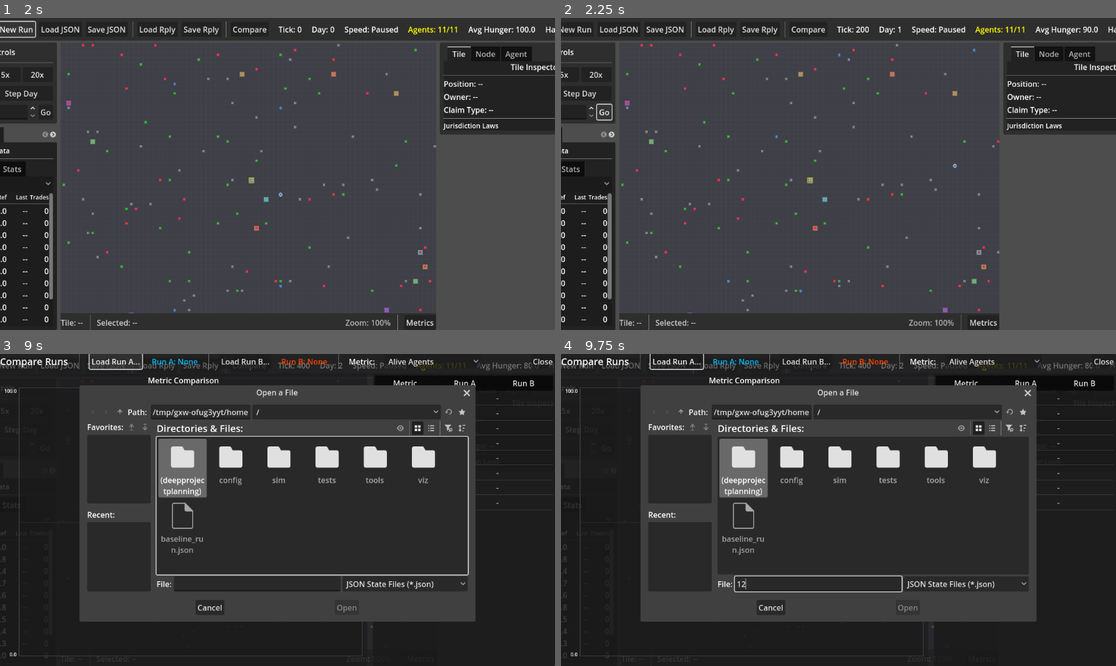
Above: before the commit, frames 1-4 (two rows, left to right).
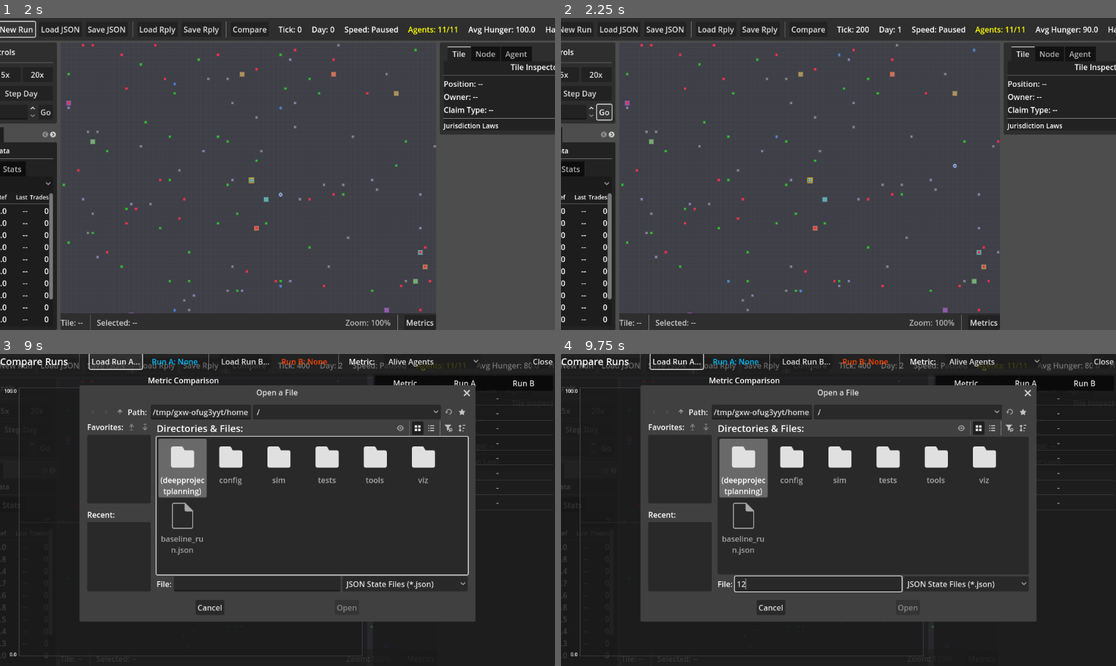
Above: after the commit, the same moments.

Repository: dfrer/societies
Game: Godot game, scene res://viz/visualizer_main.tscn
Same seed, same stepped clock (60 frames per second), same inputs: the game is played once before the commit and once after it.
Inputs (mouse positions are in pixels of both pictures, inside the frame that each line leads up to):
- Up to frame 1 (2 s): click "New Run" at 0.5 s; click "New Run" at 1.25 s
- Up to frame 2 (2.25 s): click "Go" at 2 s
- Up to frame 3 (9 s): click "Go" at 2.75 s; click "Compare" at 3.5 s; click "5x" at 4.25 s; click "20x" at 5 s; click "Step Day" at 5.75 s; click "Metrics" at 6.5 s; click "Alive Agents" at 7.25 s; click "Load JSON" at 8 s; click "Save JSON" at 8.75 s
- Up to frame 4 (9.75 s): click (816, 584) at 9.52 s; type "12" at 9.6 s

Frame 1 is identical in both runs. In frame 2, 0.6% of the frame differs, in the area x 62-100%, y 9-100%; in frame 3, less than 0.1%; in frame 4, less than 0.1%.

Commit message:
Add intent pruning and compaction

Diff:
--- a/sim/sim_state.gd
+++ b/sim/sim_state.gd
@@ -453,6 +453,7 @@
 ## Log an event (ring buffer - oldest events removed when exceeding cap)
 const MAX_EVENTS := 500
 const MAX_DECISION_TRACES := 1000
+const MAX_INTENTS := 1000
 
 func log_event(type: String, data: Dictionary) -> void:
 	events.append({
@@ -483,6 +484,7 @@
 		if intent.get("intent_id", -1) == intent_id:
 			intent["status"] = status
 			intent["updated_tick"] = current_tick
+			_compact_resolved_intent(intent)
 			return
 
 func get_intent(intent_id: int) -> Dictionary:
@@ -490,6 +492,45 @@
 		if intent.get("intent_id", -1) == intent_id:
 			return intent
 	return {}
+
+func prune_intents(max_intents: int = MAX_INTENTS) -> void:
+	if intents.size() <= max_intents:
+		return
+
+	var active := []
+	var resolved := []
+	for intent in intents:
+		if intent.get("status", "active") == "active":
+			active.append(intent)
+		else:
+			_compact_resolved_intent(intent)
+			resolved.append(intent)
+
+	if resolved.is_empty():
+		return
+
+	var resolved_allowed := maxi(0, max_intents - active.size())
+	if resolved.size() <= resolved_allowed:
+		return
+
+	resolved.sort_custom(func(a, b): return int(a.get("updated_tick", 0)) < int(b.get("updated_tick", 0)))
+	var keep_from := maxi(0, resolved.size() - resolved_allowed)
+	var kept_resolved := resolved.slice(keep_from, resolved.size())
+	var new_intents := []
+	new_intents.append_array(active)
+	new_intents.append_array(kept_resolved)
+	intents = new_intents
+
+func _compact_resolved_intent(intent: Dictionary) -> void:
+	if intent.get("status", "active") == "active":
+		return
+	var intent_id: int = int(intent.get("intent_id", 0))
+	var status: String = str(intent.get("status", "resolved"))
+	var updated_tick: int = int(intent.get("updated_tick", 0))
+	intent.clear()
+	intent["intent_id"] = intent_id
+	intent["status"] = status
+	intent["updated_tick"] = updated_tick
 
 func log_decision_trace(agent_id: int, intent_id: int, intent_type: String,
 		activity_id: int, activity_type: String, action_type: String) -> void:
--- a/sim/systems/sim_pipeline.gd
+++ b/sim/systems/sim_pipeline.gd
@@ -18,3 +18,5 @@
 
 	for system in systems:
 		system.tick(sim, state)
+
+	state.prune_intents()
